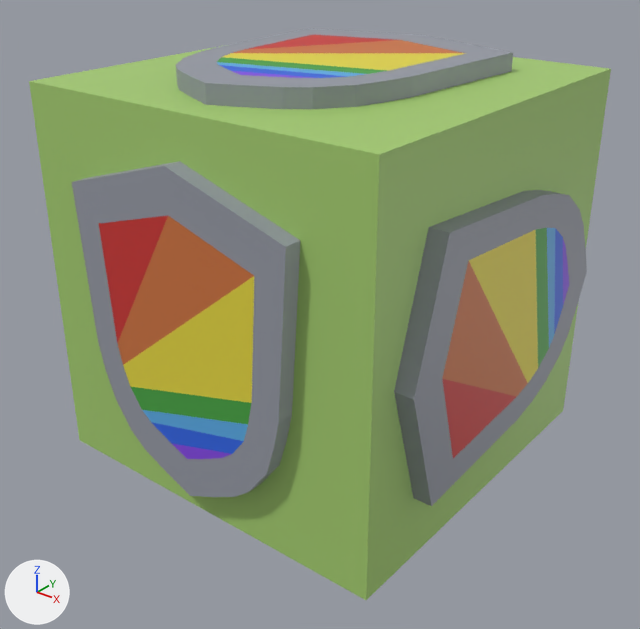
A saved change to the OBJ model CSE125Group2Game/CSE125Group2Game/Assets/models/powerups/positive/invincibility/positive-invincibility.obj.
One viewpoint serves both versions: a 50 mm lens placed at (6.09, -3.44, 1.83), pointed at (3.44, -0.12, -0.23). Every picture has the same lights, and +X, +Y and +Z are marked at lower left. Where no turn or scale is listed for an object, it has been applied to the vertices.

In view in the first picture: 'Cube.018_Cube.045'.
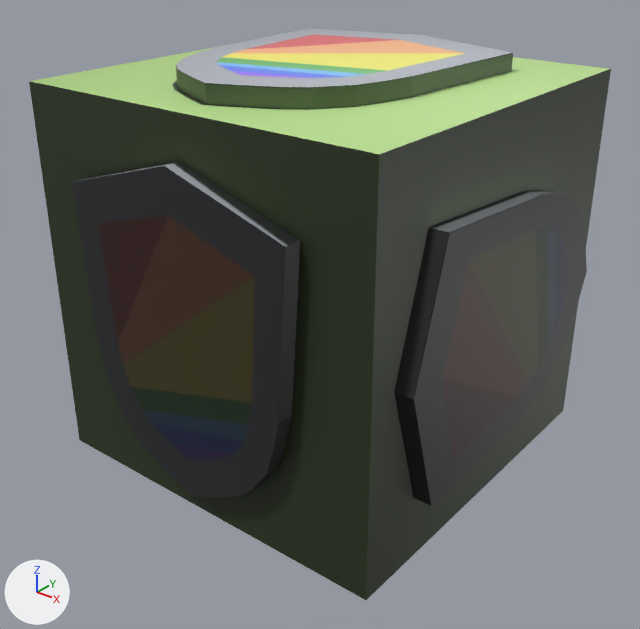
Location of each change, [x1, y1, x2, y2] in pixels of the pictures (640 x 629 px):
'Cube.018_Cube.045', surface changed: [29, 28, 611, 600] in both

What changed in the scene script:
```text
Add img_positive_invincibility_png:
    img_positive_invincibility_png = load_image('positive-invincibility.png', 'positive-invincibility.png', 1024, 1024, 'sRGB')
Change mat_sword_blade:
    remove mat_sword_blade.base_color = (0.309, 0.328, 0.381)  # grey #979ba6
    add mat_sword_blade.texture = img_positive_invincibility_png
Change mat_positive:
    remove mat_positive.base_color = (0.382, 0.621, 0.164)  # green #a6cf71
    add mat_positive.texture = img_positive_invincibility_png
Change mat_red:
    remove mat_red.base_color = (0.621, 0.0329, 0.0298)  # red #cf3330
    add mat_red.texture = img_positive_invincibility_png
Change mat_orange:
    remove mat_orange.base_color = (0.632, 0.178, 0.0491)  # orange #d0753f
    add mat_orange.texture = img_positive_invincibility_png
Change mat_yellow:
    remove mat_yellow.base_color = (0.8, 0.694, 0.0479)  # yellow #e7d93e
    add mat_yellow.texture = img_positive_invincibility_png
Change mat_green:
    remove mat_green.base_color = (0.0633, 0.38, 0.0552)  # green #47a642
    add mat_green.texture = img_positive_invincibility_png
Change mat_cyan:
    remove mat_cyan.base_color = (0.103, 0.42, 0.8)  # blue #5aade7
    add mat_cyan.texture = img_positive_invincibility_png
Change mat_blue:
    remove mat_blue.base_color = (0.0281, 0.133, 0.8)  # blue #2f66e7
    add mat_blue.texture = img_positive_invincibility_png
Change mat_purple:
    remove mat_purple.base_color = (0.24, 0.0612, 0.8)  # purple #8646e7
    add mat_purple.texture = img_positive_invincibility_png
```
